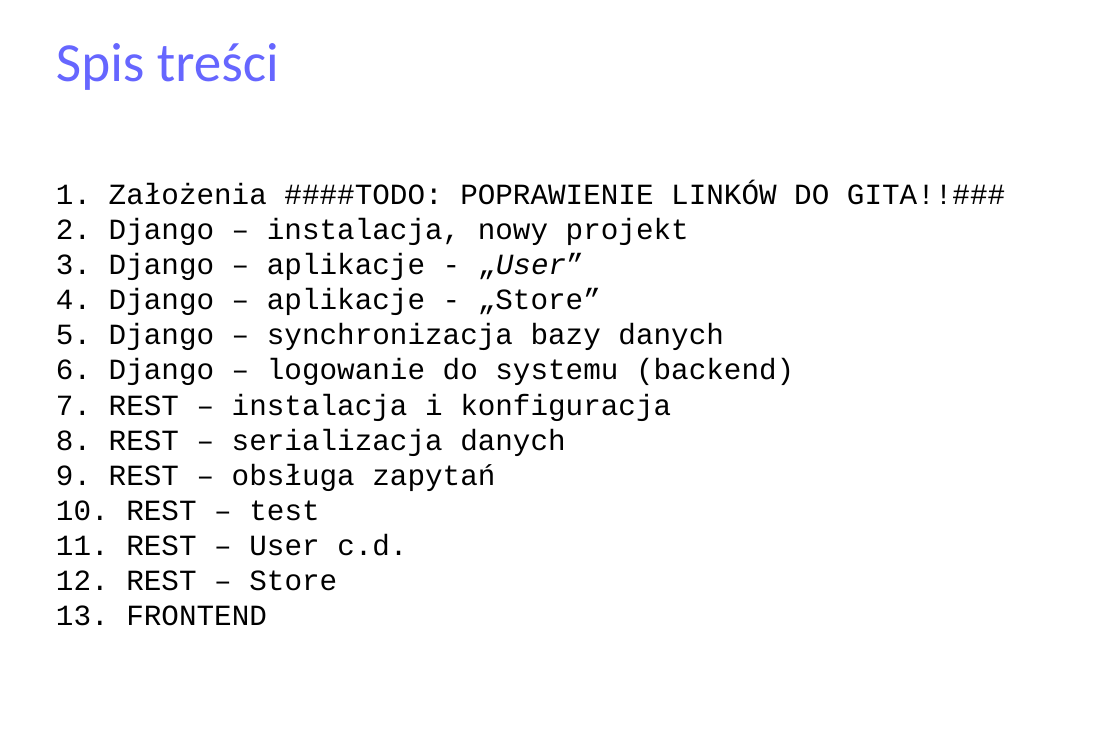
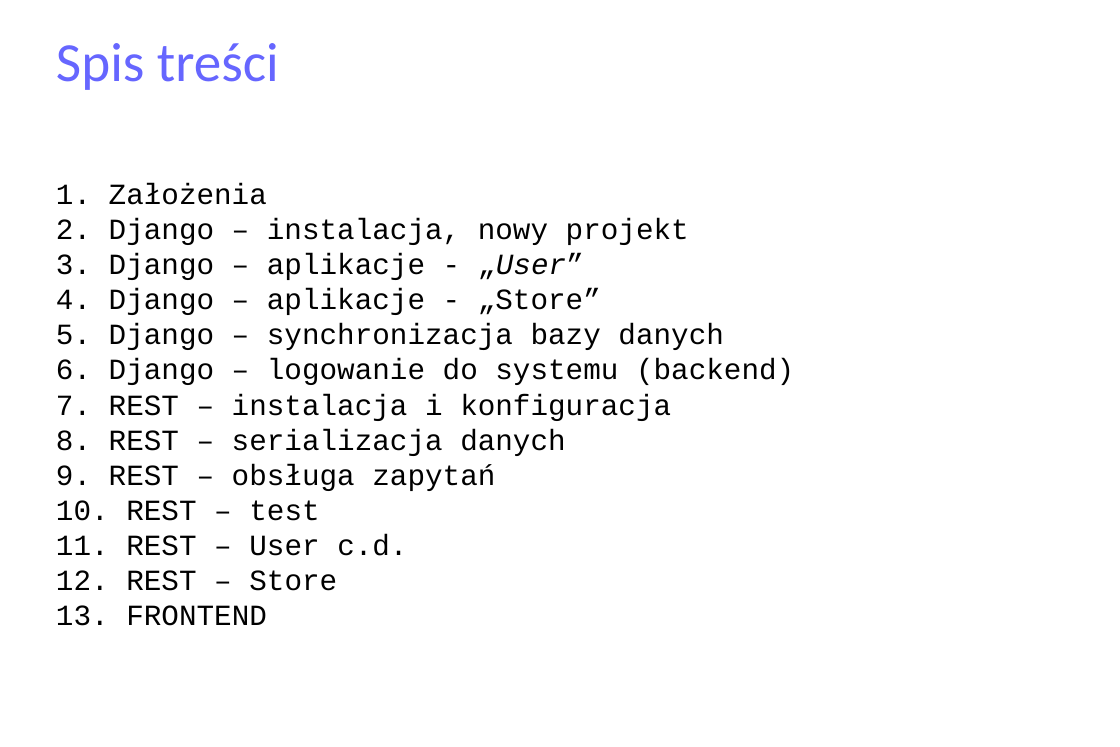
Before and after one commit to matulik/reinyzagam, a slide deck: slide 2 of Docs/presentation.odp. Drawn at 1120x747 pixels with LibreOffice and Linux fonts; fonts in the diff are those of the drawing. Boxes give left, top, right and bottom in pixels: in the first picture for what was removed or moved away, otherwise in the second. Text is boxed around its words. In the diff, an @@ line names an element or a change of style, - is before the commit and + after.

```diff
--- a/Docs/presentation.odp
+++ b/Docs/presentation.odp
@@ subtitle at bbox=[109, 183, 267, 205]: text changed @@
-1. Założenia ####TODO: POPRAWIENIE LINKÓW DO GITA!!###
+1. Założenia
```
Also in this commit, not shown: 4 other slides changed, 12 slides added, 3 slides removed, 8 other files.
